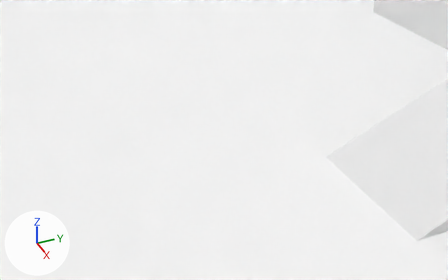
The Blender file blender/levels/level_1/level_1.blend, before and after one commit.
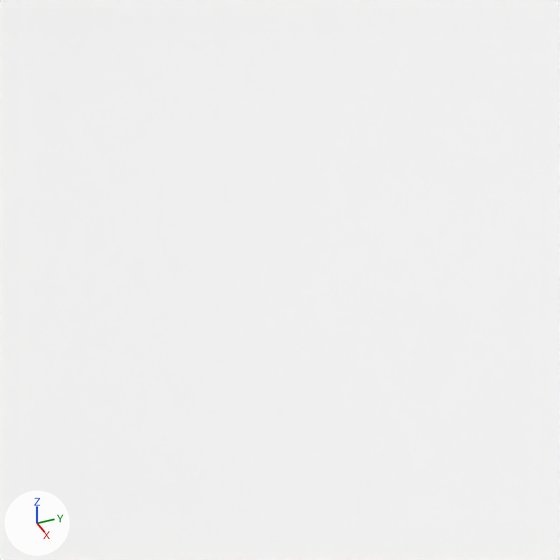
There are two pictures of each version: one from a 50 mm camera at (85.8, -65.5, 46.5) aimed at (-0.3, -28.7, -7.8), one close up on the part from 0% to 40% of the width and 0% to 64% of the height. Arrows for +X, +Y and +Z are at lower left; the lights stay in place. The close-ups show mesh edges as thin lines.

Names of what the first close-up shows: 'level_1_terrain'.
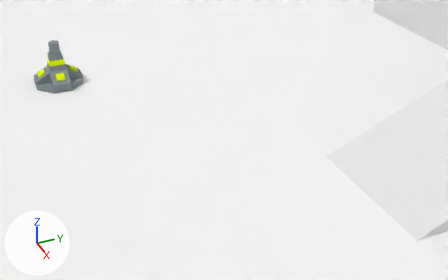
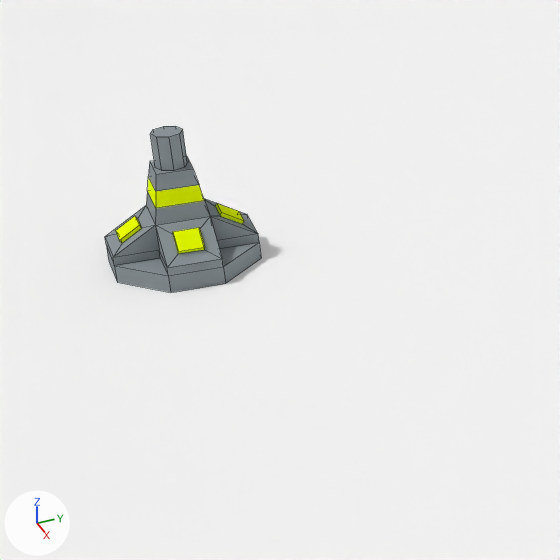
Commit message: Added turret.

What differs and where, as boxes (x1, y1, x2, y2) in the close-ups (560 x 560 px):
'turret_base', added
    after: (105, 126, 261, 292)
    faces in mat_turret_grey (grey #8d969b): (105, 126, 261, 292)
    faces in mat_turret_red (yellow #e7ff00): (116, 176, 244, 254)

What changed in the scene script:
```text
Add mat_turret_red:
    mat_turret_red = diffuse_material('turret red')
    mat_turret_red.base_color = (0.801, 1.0, 0.0)  # yellow #e7ff00
Add mat_turret_grey:
    mat_turret_grey = diffuse_material('turret grey')
    mat_turret_grey.base_color = (0.266, 0.305, 0.327)  # grey #8d969b
Add me_turret_base:
    me_turret_base.from_pydata(...)  # 96 vertices, 91 faces; spans x -4.0..4.0, y -4.0..4.0, z 0.0..7.68
    # faces by material slot: [67, 24]
    me_turret_base.materials.append(mat_turret_grey)  # grey #8d969b
    me_turret_base.materials.append(mat_turret_red)  # yellow #e7ff00
Add ob_turret_base:
    ob_turret_base = bpy.data.objects.new('turret_base', me_turret_base)
    ob_turret_base.location = (-17.96, -52.88, 0.0)
```
